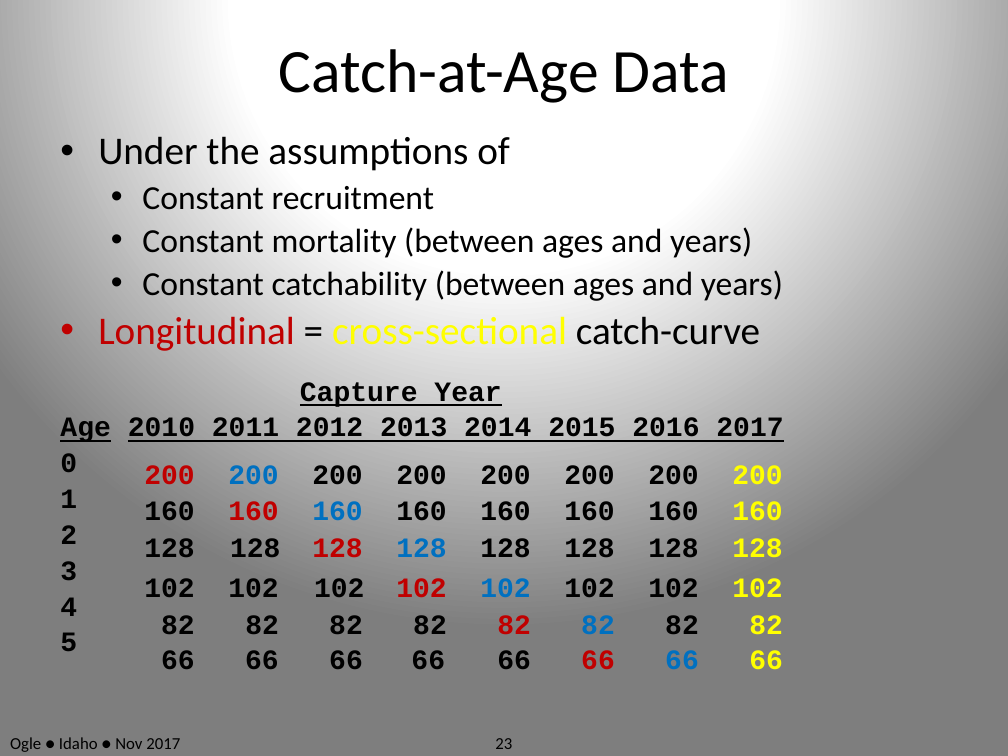
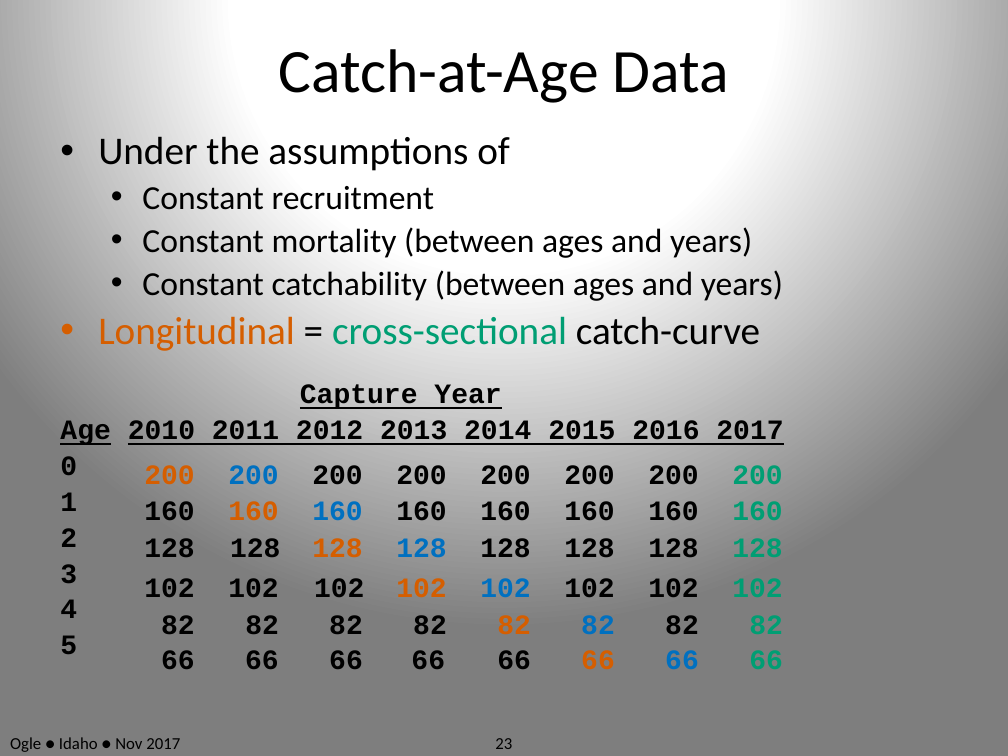
Before and after one commit to droglenc/RcourseIdaho2017, a slide deck: slide 23 of Slides.pptx. Drawn at 1008x756 pixels with LibreOffice and Linux fonts; fonts in the diff are those of the drawing. Boxes give left, top, right and bottom in pixels: in the first picture for what was removed or moved away, otherwise in the second. Text is boxed around its words. In the diff, an @@ line names an element or a change of style, - is before the commit and + after.

```diff
--- a/Slides.pptx
+++ b/Slides.pptx
@@ text at [98,316,760,351]: text colour #C00000 to #D55E00 in "Longitudinal"; text colour #FFFF00 to #009E73 in "cross-sectional" @@
@@ text colour #FFFF00 to #009E73 in 6 elements at [749,650,783,669], [749,615,783,634], [732,578,782,597], [732,538,782,557], [732,501,782,520], [732,465,782,484] @@
@@ text colour #C00000 to #D55E00 in 6 elements at [144,465,194,484], [228,501,278,520], [312,538,362,557], [396,578,446,597], [497,615,531,634], [581,650,615,669] @@
```
Also in this commit, not shown: 25 other slides changed, 11 slides added, 4 other files.
